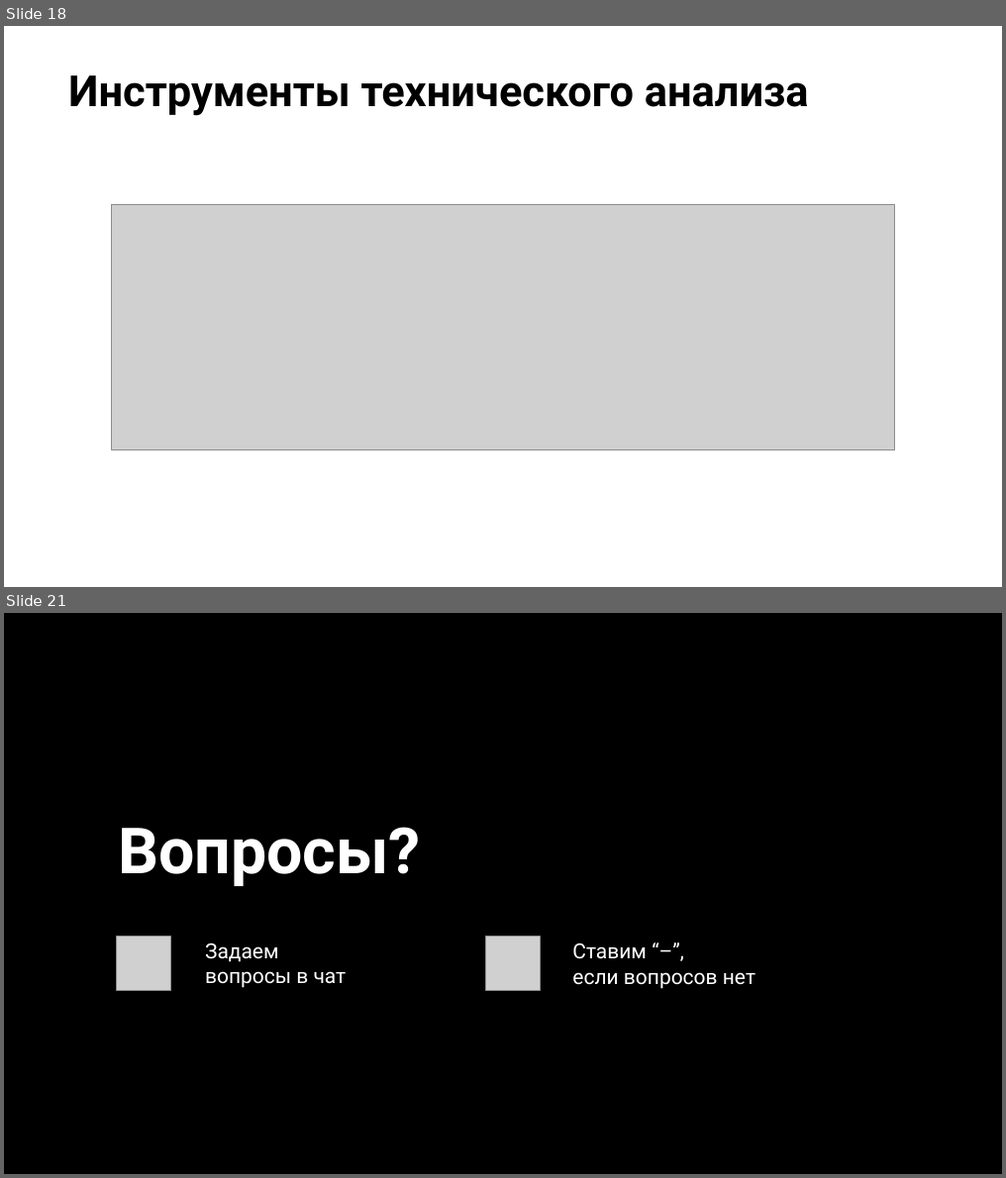
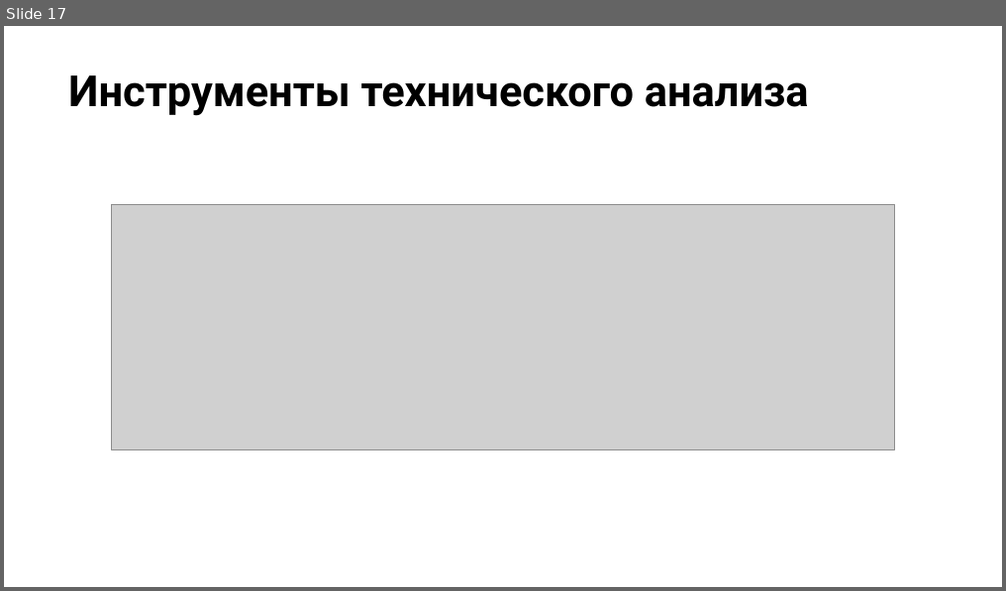
Before and after one commit to stureiko/ML_Trading_youtube, a slide deck: 02 - FinML - TechAnalysis/Tech-main-indexes.pptx. Shown one above the other, each under a label of ours: slides 18 and 21 before the commit, slide 17 after it; the slides between them are not shown. The pictures are 1006x1178 and 1006x591 pixels, drawn with LibreOffice and Linux fonts; fonts in the diff are those of the drawing; grey boxes stand for pictures. Boxes give left, top, right and bottom in pixels: in the first picture for what was removed or moved away, otherwise in the second. Text is boxed around its words. In the diff, an @@ line names an element or a change of style, - is before the commit and + after.

```diff
--- a/02 - FinML - TechAnalysis/Tech-main-indexes.pptx
+++ b/02 - FinML - TechAnalysis/Tech-main-indexes.pptx
@@ slide 21 removed at (4,613,1002,1174), background #000000 @@
@@ title removed at (118,827,420,886) @@
-Вопросы?
@@ picture removed at (117,937,170,990) @@
@@ picture removed at (486,937,540,990) @@
@@ text removed at (205,944,347,988) @@
-Задаем вопросы в чат
@@ text removed at (572,944,755,989) @@
-Ставим “–”,
-если вопросов нет
@@ what was slide 18 is now slide 17 @@
```
Also in this commit, not shown: 4 slides changed, 1 slide added, 4 other slides removed, 2 other files.
